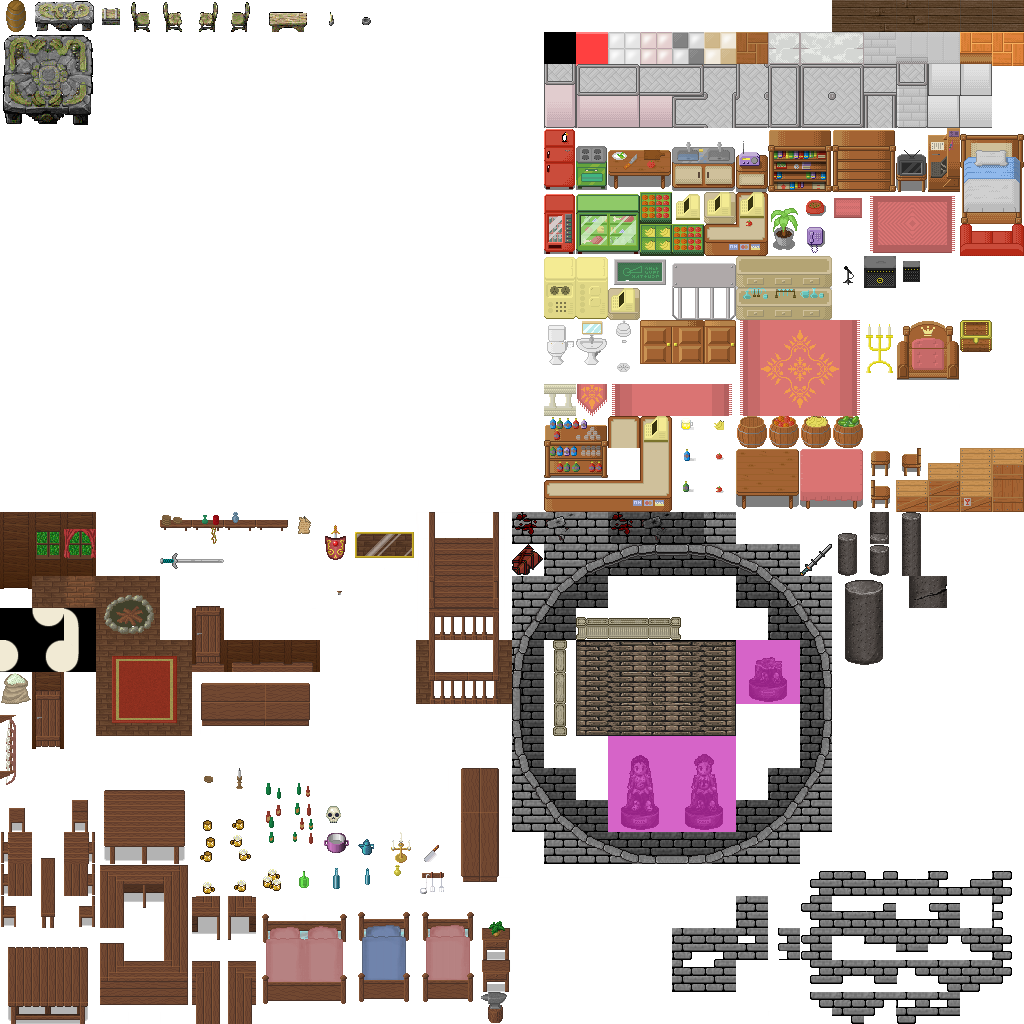
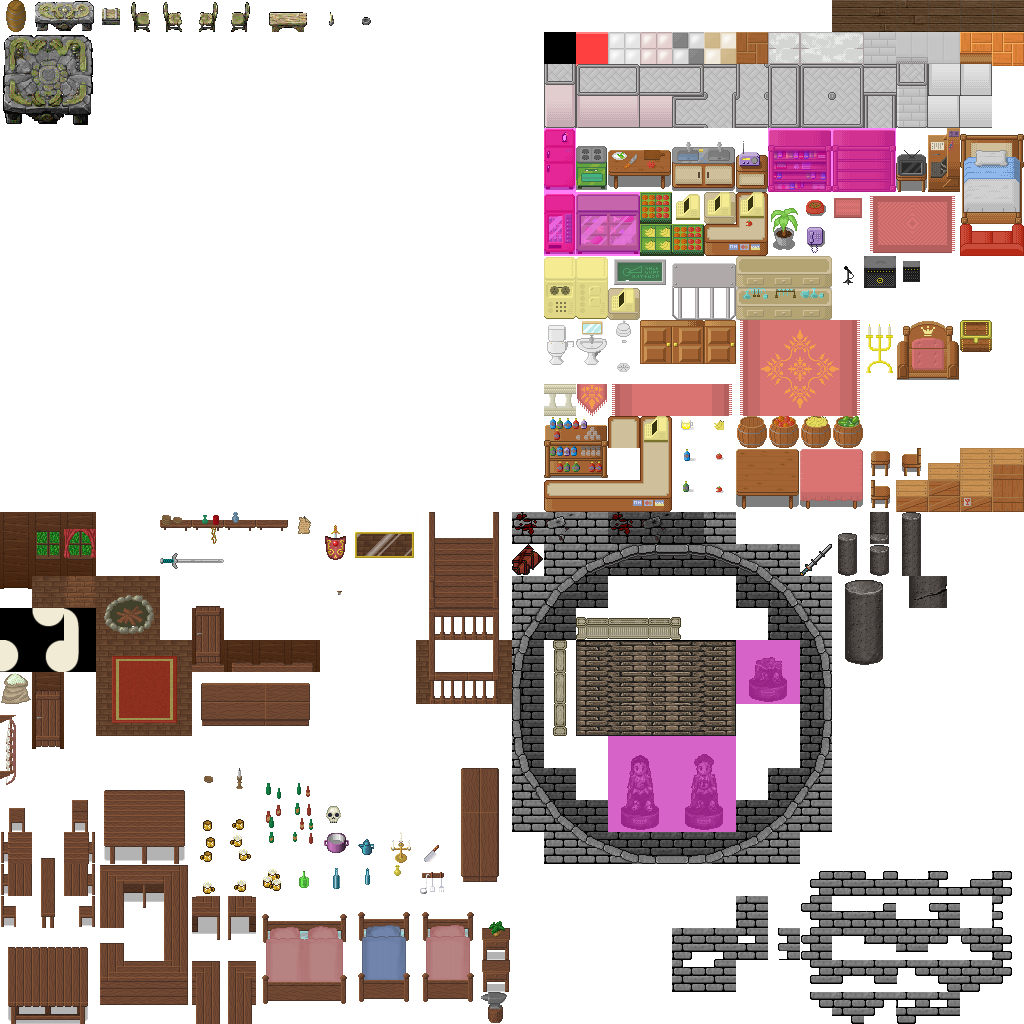
Two versions of the same layered image (w=1024, h=1024). Layer-by-layer changes:
added layer "Pinkebene" (50%) above "Hintergrund" over (544, 128, 896, 256)
